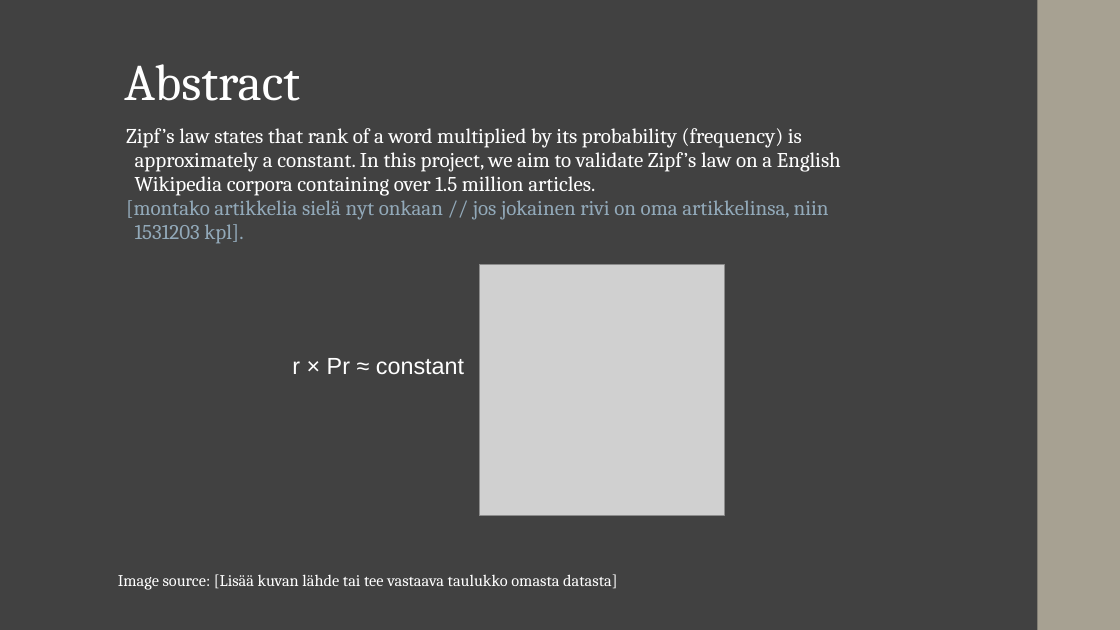
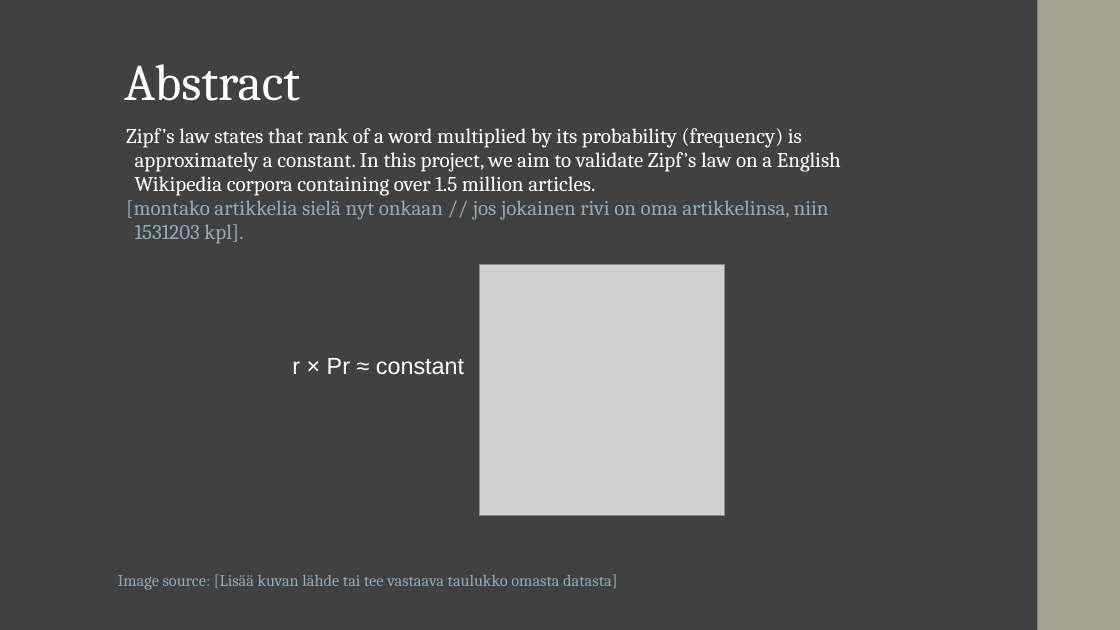
Before and after one commit to niriikon/NLTP_ProjectNo2, a slide deck: slide 2 of docs/Project_Presentation.pptx. Drawn at 1120x630 pixels with LibreOffice and Linux fonts; fonts in the diff are those of the drawing; grey boxes stand for pictures. Boxes give left, top, right and bottom in pixels: in the first picture for what was removed or moved away, otherwise in the second. Text is boxed around its words. In the diff, an @@ line names an element or a change of style, - is before the commit and + after.

```diff
--- a/docs/Project_Presentation.pptx
+++ b/docs/Project_Presentation.pptx
@@ text "Image source: [Lisää kuvan lähde ..." at (118, 574, 617, 590): text colour #FFFFFF to #92A9B9 @@
```
Also in this commit, not shown: 2 other slides changed, 3 slides added, 2 slides removed, 25 other files.
